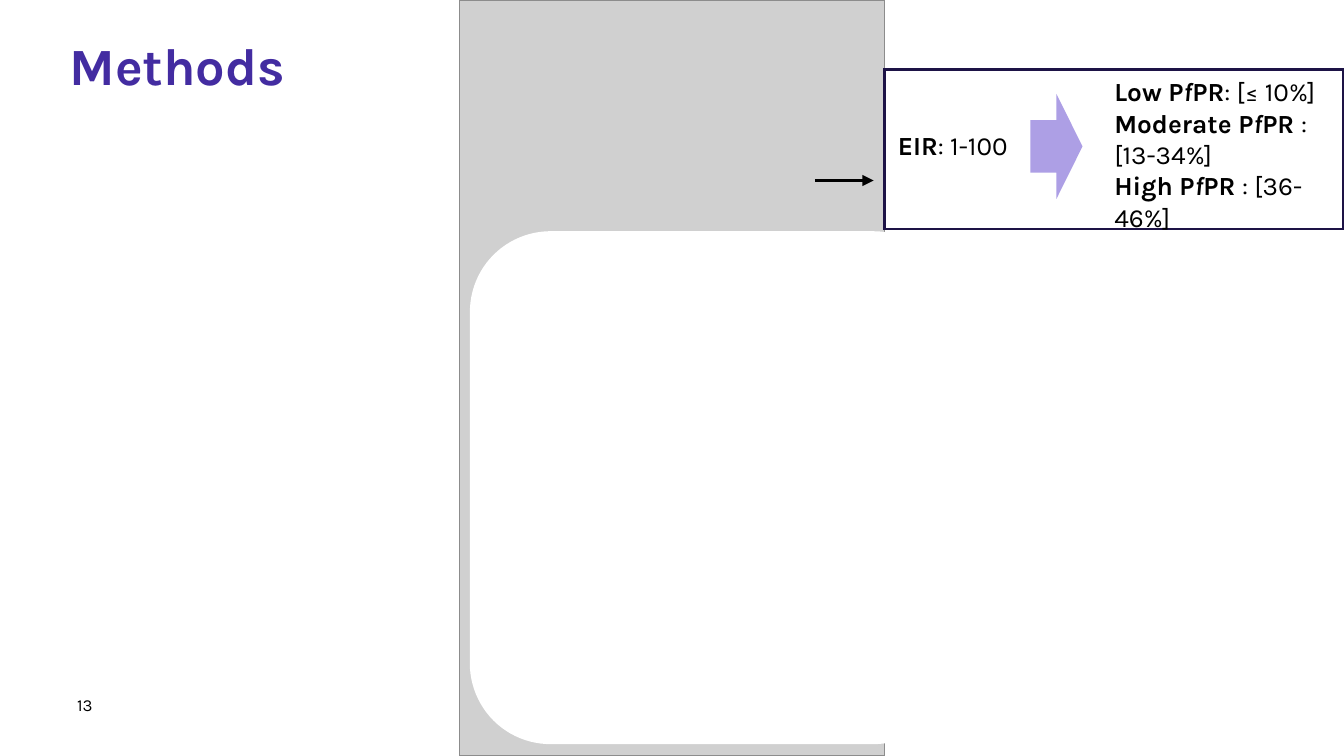
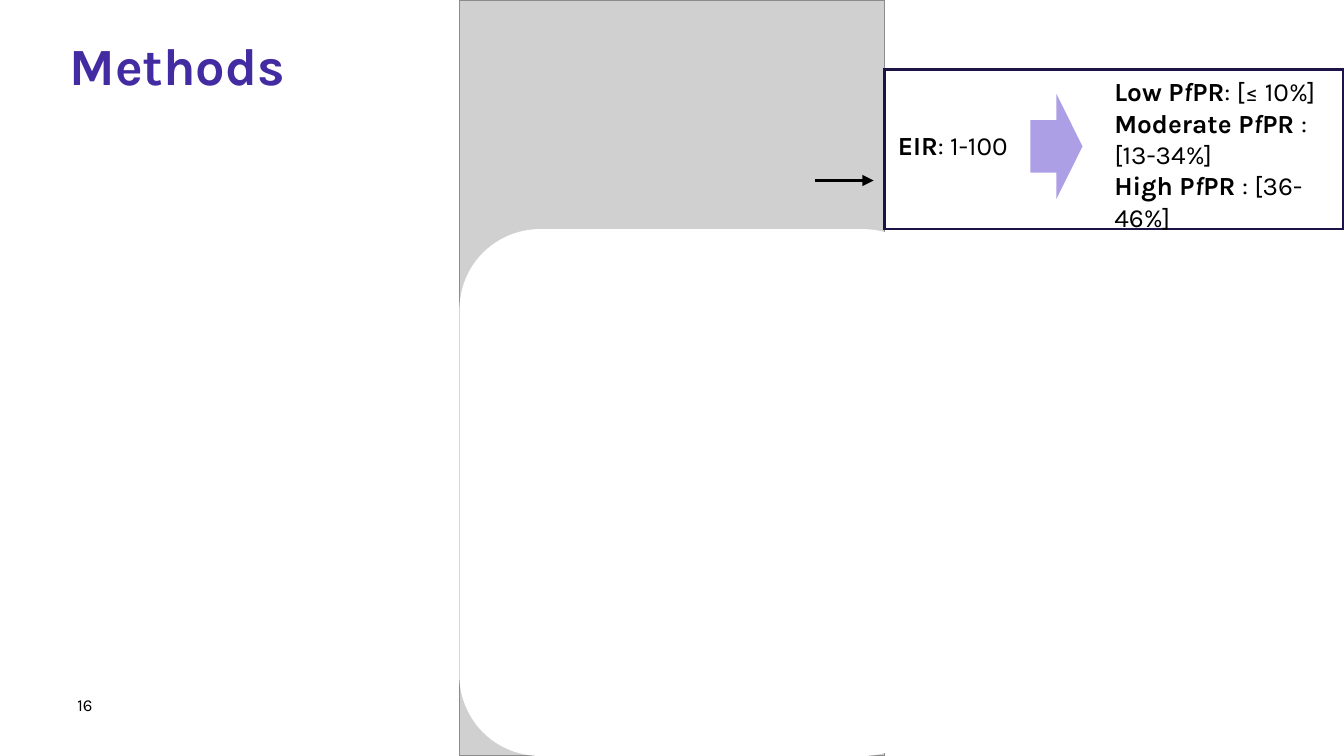
Before and after one commit to zenabusuboi/MySWISS-TPH, a slide deck: slide 16 of ZenabuPhD/COMMUNITY PROTECTION/PRESENTATIONS/CommProt_Presentation4_AnnualCommitteeMeeting2_2026.pptx (slide 13 before the commit). Drawn at 1344x756 pixels with LibreOffice and Linux fonts; fonts in the diff are those of the drawing; grey boxes stand for pictures; background and template pictures are left out. Boxes give left, top, right and bottom in pixels: in the first picture for what was removed or moved away, otherwise in the second. Text is boxed around its words. In the diff, an @@ line names an element or a change of style, - is before the commit and + after.

```diff
--- a/ZenabuPhD/COMMUNITY PROTECTION/PRESENTATIONS/CommProt_Presentation4_AnnualCommitteeMeeting2_2026.pptx
+++ b/ZenabuPhD/COMMUNITY PROTECTION/PRESENTATIONS/CommProt_Presentation4_AnnualCommitteeMeeting2_2026.pptx
@@ rounded rectangle: place and size @@
-rounded rectangle at [470,231,954,745]
+rounded rectangle at [460,228,943,755]
@@ page number at [77,700,92,711]: text changed @@
-13
+16
```
Also in this commit, not shown: 17 other slides changed, 8 slides added, 3 slides removed, 45 other files.
